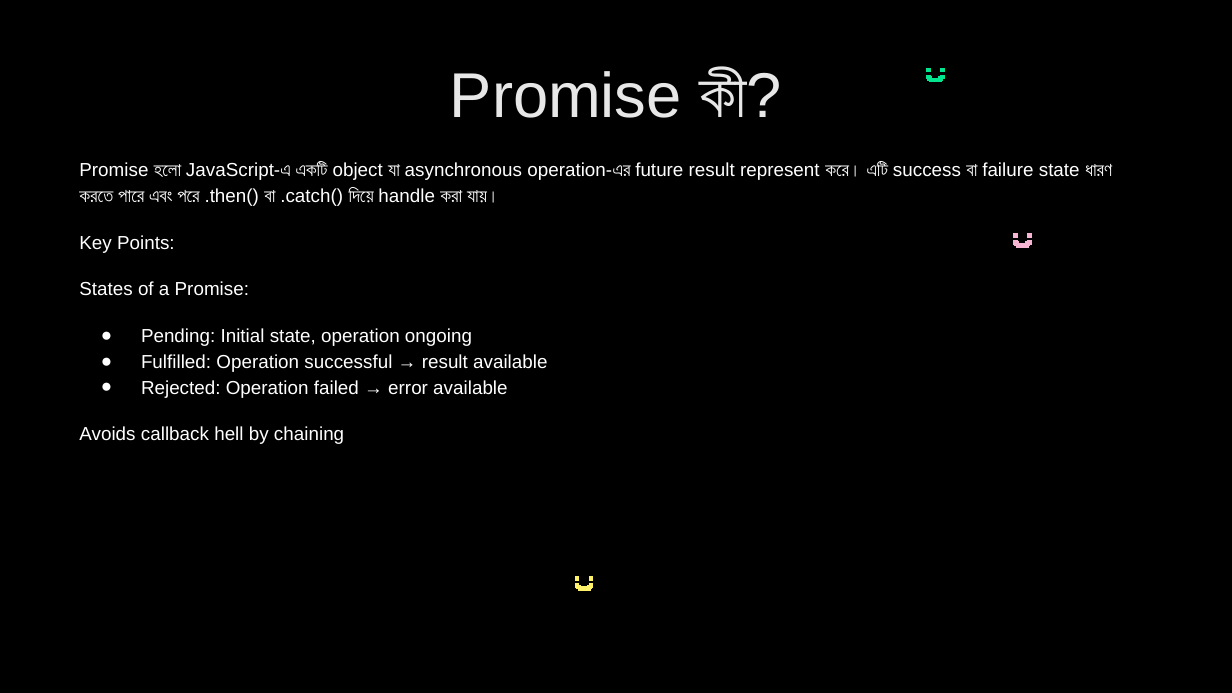
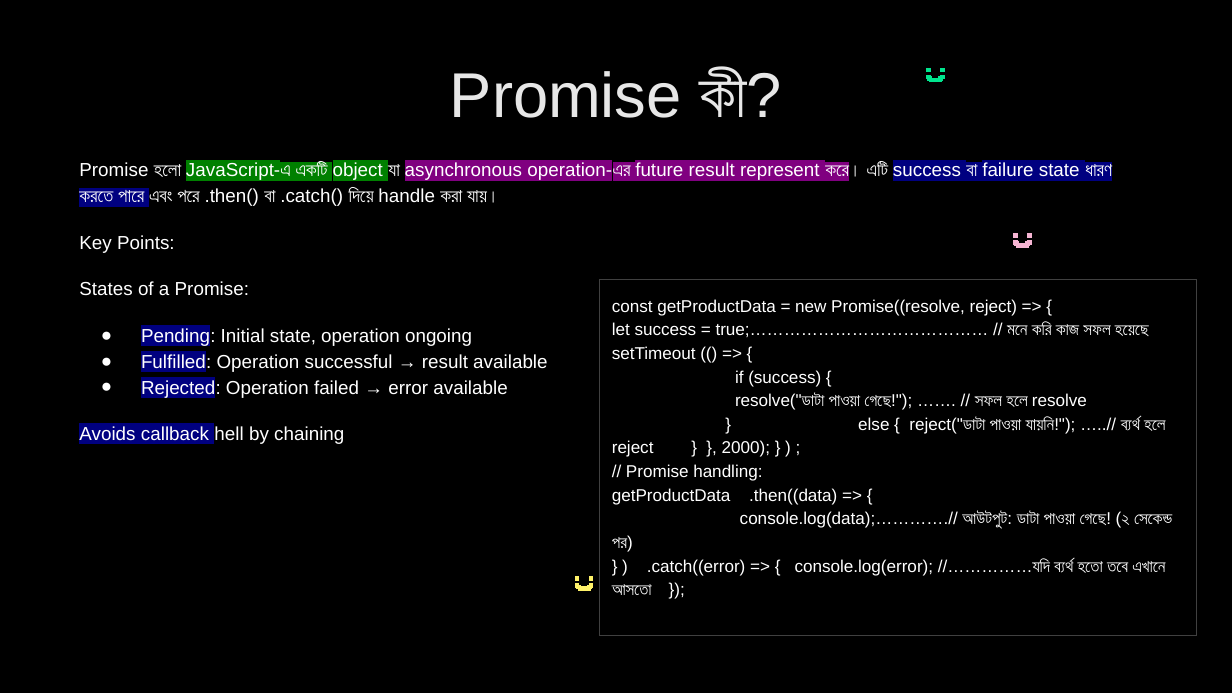
Before and after one commit to nabila-nuzhat/class-js, a slide deck: slide 34 of Interview Question JavaScript_HIGHLIGHTED.pptx. Drawn at 1232x693 pixels with LibreOffice and Linux fonts; fonts in the diff are those of the drawing. Boxes give left, top, right and bottom in pixels: in the first picture for what was removed or moved away, otherwise in the second. Text is boxed around its words. In the diff, an @@ line names an element or a change of style, - is before the commit and + after.

Commit message:
js q updated

```diff
--- a/Interview Question JavaScript_HIGHLIGHTED.pptx
+++ b/Interview Question JavaScript_HIGHLIGHTED.pptx
@@ text at <box>79,162,1112,444</box>: highlight none to #008000 in "JavaScript-এ একটি object"; highlight none to #800080 in "asynchronous operation-এর future result represent করে।"; highlight none to #000080 in "success বা failure state ধারণ করতে পারে", "Pending:", "Fulfilled:", "Rejected:" and 1 more places @@
@@ rectangle added at <box>600,280,1196,636</box>, outline #404040 0.75 pt, 10 pt, text #FFFFFF @@
+const getProductData = new Promise((resolve, reject) => {
+let success = true;…………………………………… // মনে করি কাজ সফল হয়েছে
+setTimeout (() => {
+if (success) {
+resolve("ডাটা পাওয়া গেছে!"); ……. // সফল হলে resolve
+} else { reject("ডাটা পাওয়া যায়নি!"); …..// ব্যর্থ হলে reject } }, 2000); } ) ;
+// Promise handling:
+getProductData .then((data) => {
+console.log(data);………….// আউটপুট: ডাটা পাওয়া গেছে! (২ সেকেন্ড পর)
+} ) .catch((error) => { console.log(error); //……………যদি ব্যর্থ হতো তবে এখানে আসতো });
```
Also in this commit, not shown: 4 other slides changed.
